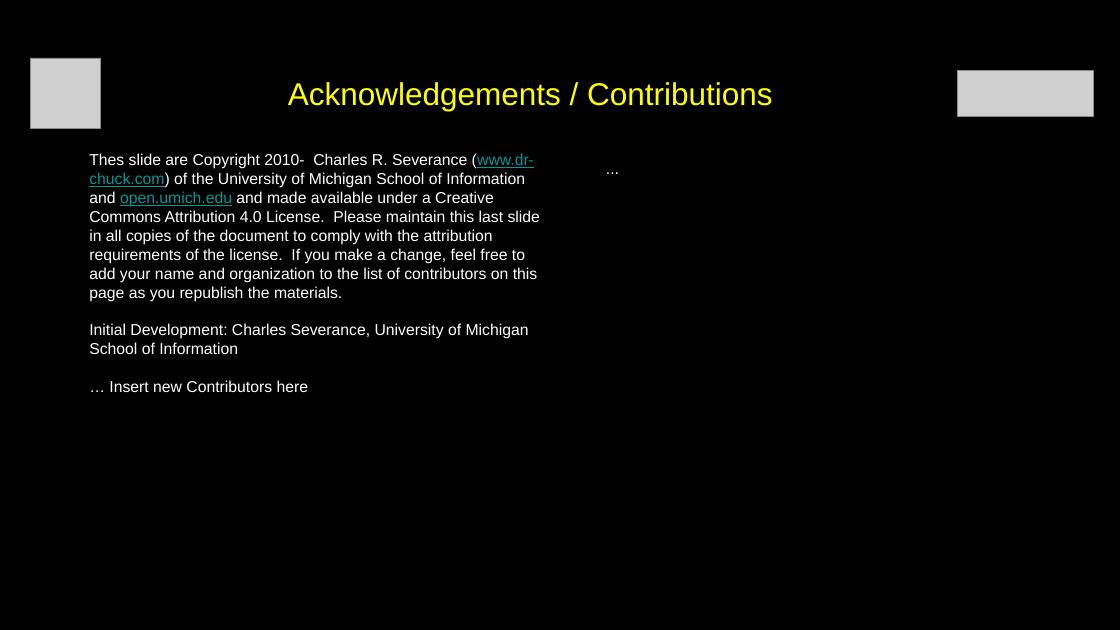
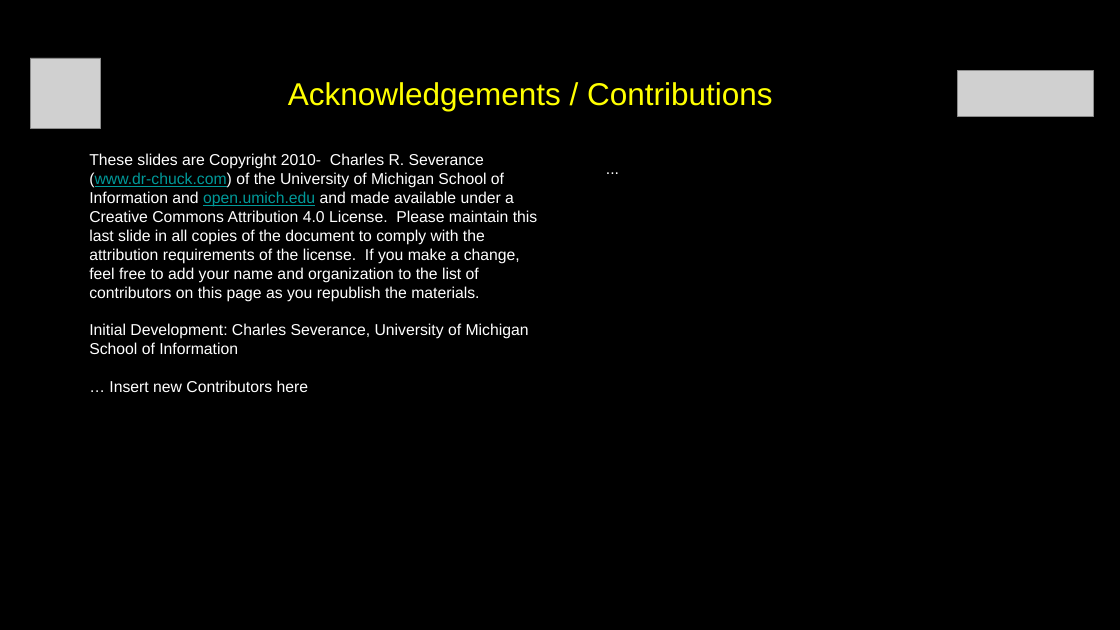
Before and after one commit to SOsintOps/py4e, a slide deck: slide 62 of lectures3/Pythonlearn-12-HTTP.pptx. Drawn at 1120x630 pixels with LibreOffice and Linux fonts; fonts in the diff are those of the drawing; grey boxes stand for pictures. Boxes give left, top, right and bottom in pixels: in the first picture for what was removed or moved away, otherwise in the second. Text is boxed around its words. In the diff, an @@ line names an element or a change of style, - is before the commit and + after.

Commit message:
Fix text and code errors in the chapter slides
Fixes 59 errors in the 16 chapter presentations (lectures3/Pythonlearn-NN-*.pptx):
typos, en dashes and curly quotes in code that Python rejects, Python 2 output
and messages (raw_input, <type 'list'>, range returning a list, u'' strings),
output that the code does not print, def __init(self)__, a missing ssl context
in opengeo.py, HTTP requests without \r\n, and a few wrong technical statements.
Only the text runs that change are edited; colors and layout are kept.

```diff
--- a/lectures3/Pythonlearn-12-HTTP.pptx
+++ b/lectures3/Pythonlearn-12-HTTP.pptx
@@ text at [89,153,538,302]: text changed @@
-Thes slide are Copyright 2010- Charles R. Severance (www.dr-chuck.com) of the University of Michigan School of Information and open.umich.edu and made available under a Creative Commons Attribution 4.0 License. Please maintain this last slide in all copies of the document to comply with the attribution requirements of the license. If you make a change, feel free to add your name and organization to the list of contributors on this page as you republish the materials.
+These slides are Copyright 2010- Charles R. Severance (www.dr-chuck.com) of the University of Michigan School of Information and open.umich.edu and made available under a Creative Commons Attribution 4.0 License. Please maintain this last slide in all copies of the document to comply with the attribution requirements of the license. If you make a change, feel free to add your name and organization to the list of contributors on this page as you republish the materials.
```
Also in this commit, not shown: 6 other slides changed, 15 other files.
